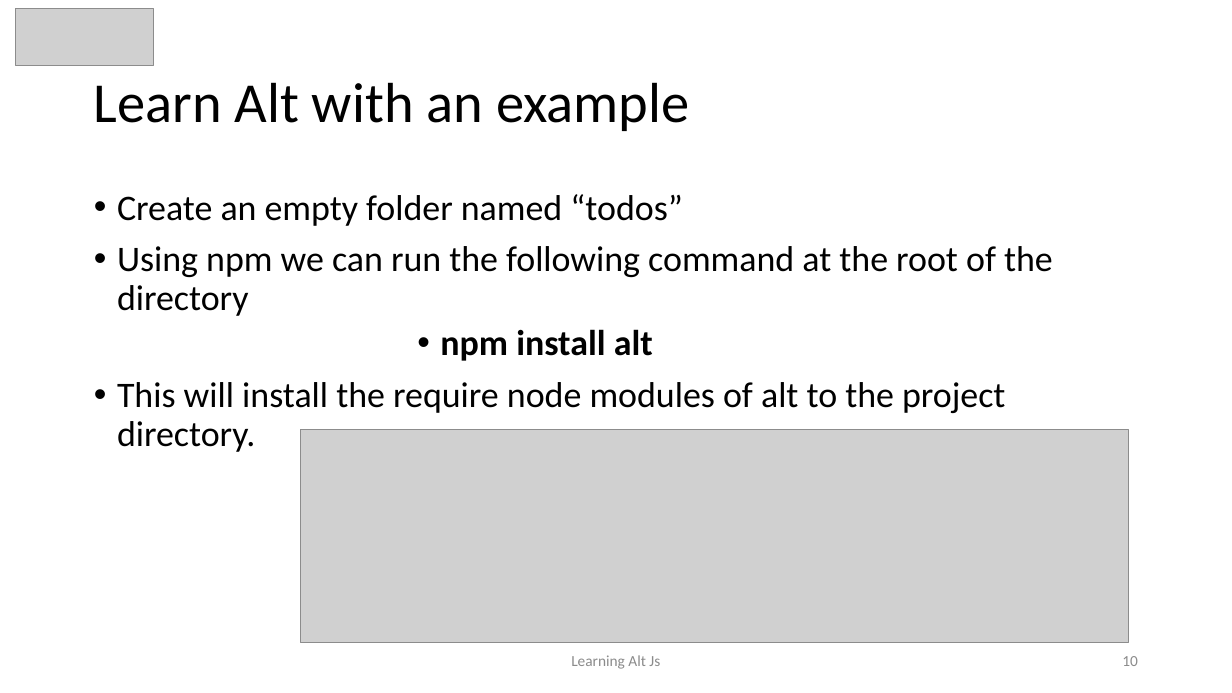
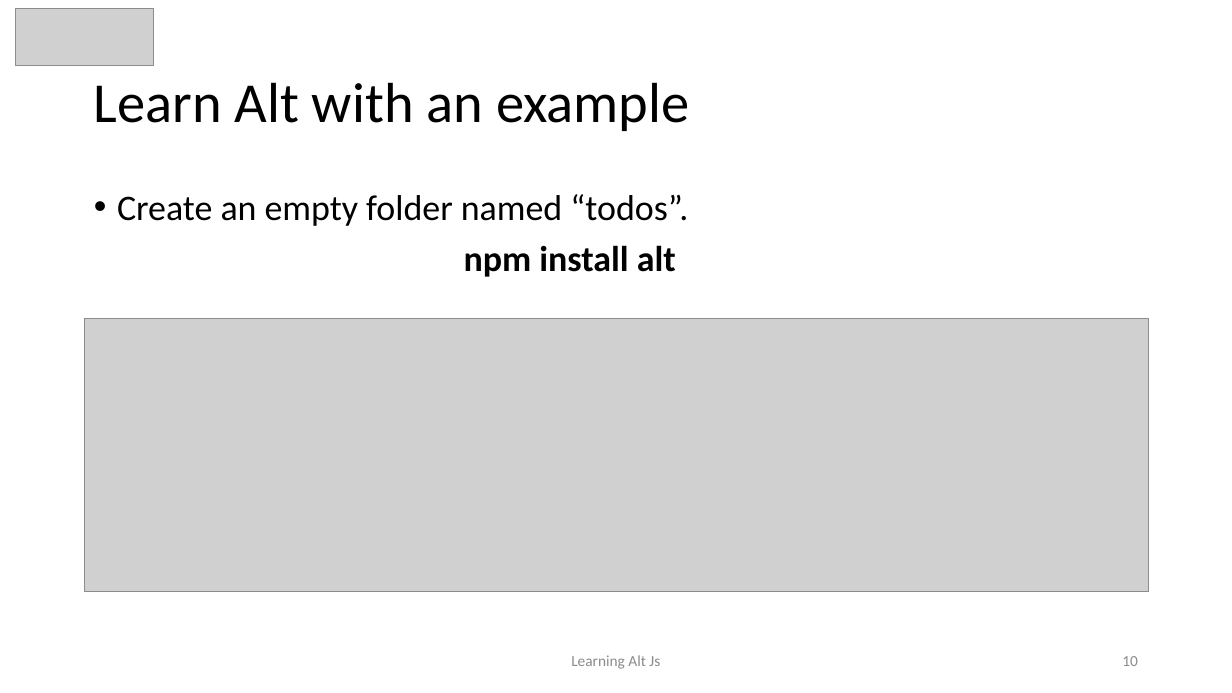
Before and after one commit to awahab29/samplealt, a slide deck: slide 10 of React.pptx. Drawn at 1232x693 pixels with LibreOffice and Linux fonts; fonts in the diff are those of the drawing; grey boxes stand for pictures. Boxes give left, top, right and bottom in pixels: in the first picture for what was removed or moved away, otherwise in the second. Text is boxed around its words. In the diff, an @@ line names an element or a change of style, - is before the commit and + after.

```diff
--- a/React.pptx
+++ b/React.pptx
@@ text at (117, 194, 688, 226): text changed @@
-• Create an empty folder named “todos”
-• Using npm we can run the following command at the root of the directory
+• Create an empty folder named “todos”.
@@ text at (464, 245, 676, 277): bullet • to none; more space between paragraphs @@
@@ picture: place and size @@
-picture at (300, 430, 1128, 642)
+picture at (85, 319, 1150, 592)
@@ text at (117, 382, 1005, 452): paragraph removed @@
-• This will install the require node modules of alt to the project directory.
```
Also in this commit, not shown: 14 other slides changed, 7 slides added, 3 slides removed.
